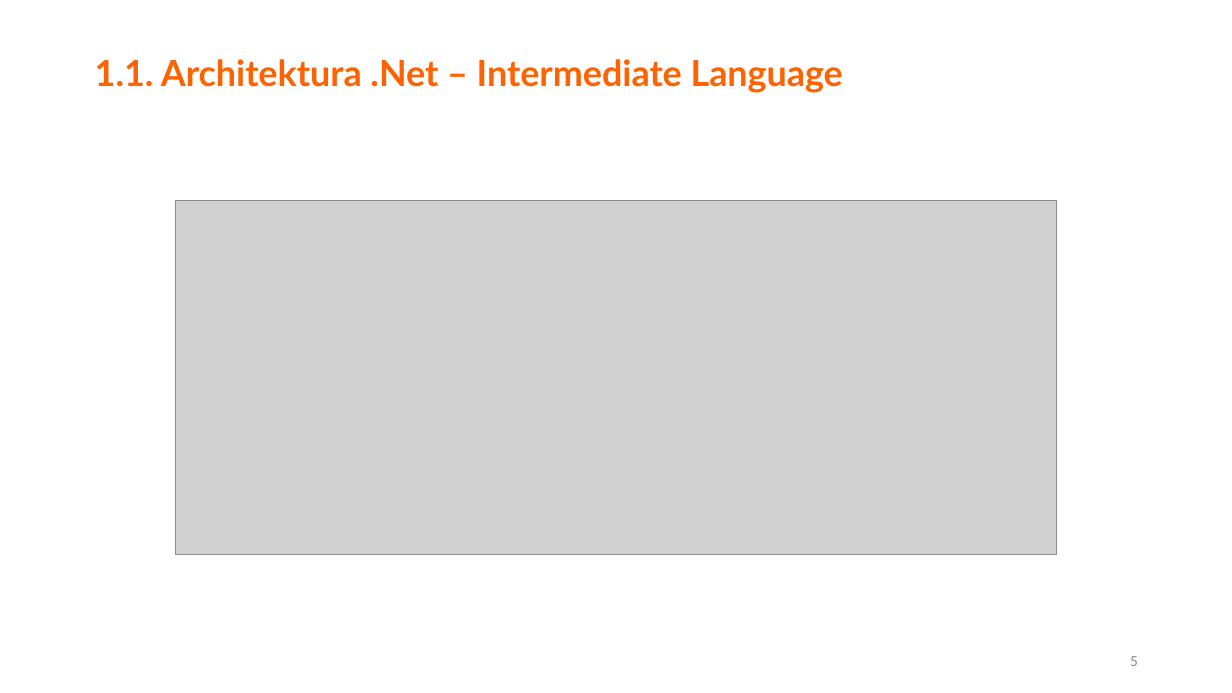
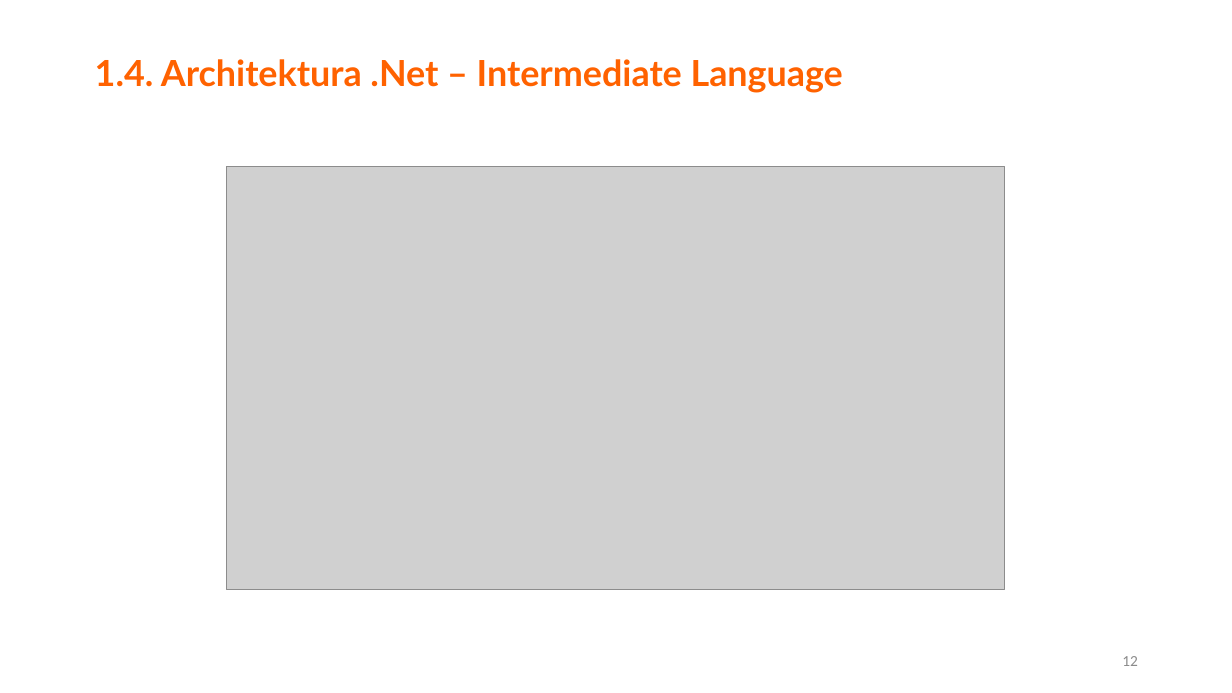
Before and after one commit to morelq/PodstawyCsharp, a slide deck: slide 12 of Podstawy Csharp v2.pptx (slide 5 before the commit). Drawn at 1232x693 pixels with LibreOffice and Linux fonts; fonts in the diff are those of the drawing; grey boxes stand for pictures. Boxes give left, top, right and bottom in pixels: in the first picture for what was removed or moved away, otherwise in the second. Text is boxed around its words. In the diff, an @@ line names an element or a change of style, - is before the commit and + after.

```diff
--- a/Podstawy Csharp v2.pptx
+++ b/Podstawy Csharp v2.pptx
@@ title at [95,59,843,93]: text changed @@
-1.1. Architektura .Net – Intermediate Language
+1.4. Architektura .Net – Intermediate Language
@@ picture: place and size @@
-picture at [176,201,1056,555]
+picture at [226,166,1006,590]
@@ page number at [1122,656,1138,666]: text changed @@
-5
+12
```
Also in this commit, not shown: 19 other slides changed, 10 slides added, 3 slides removed, 14 other files.
